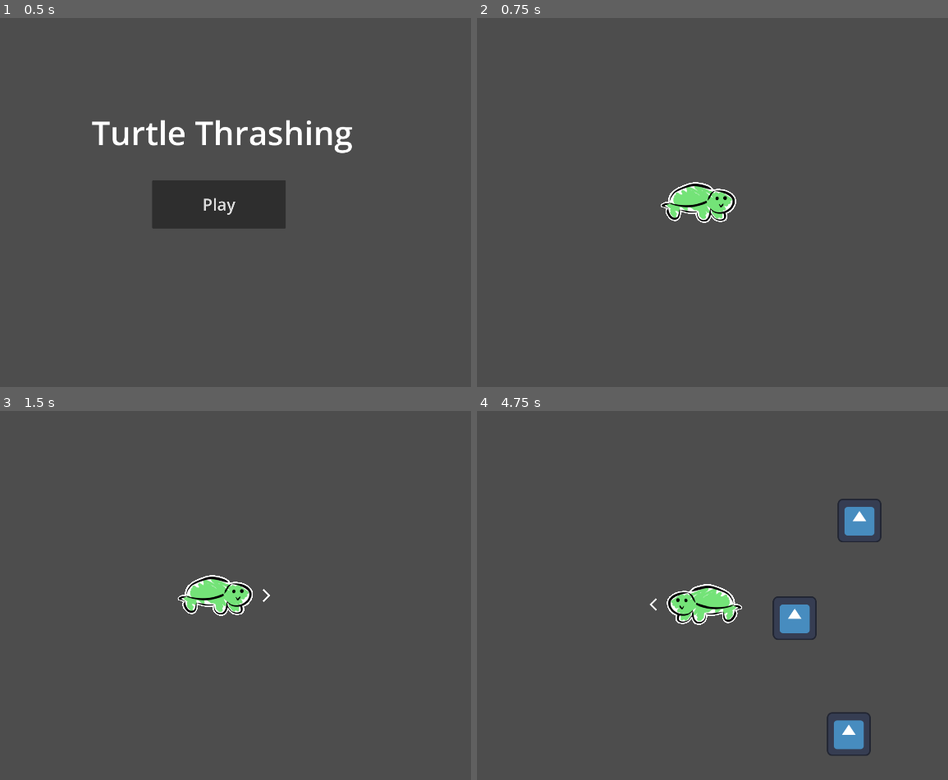
Above: before the commit, frames 1-4 (two rows, left to right).
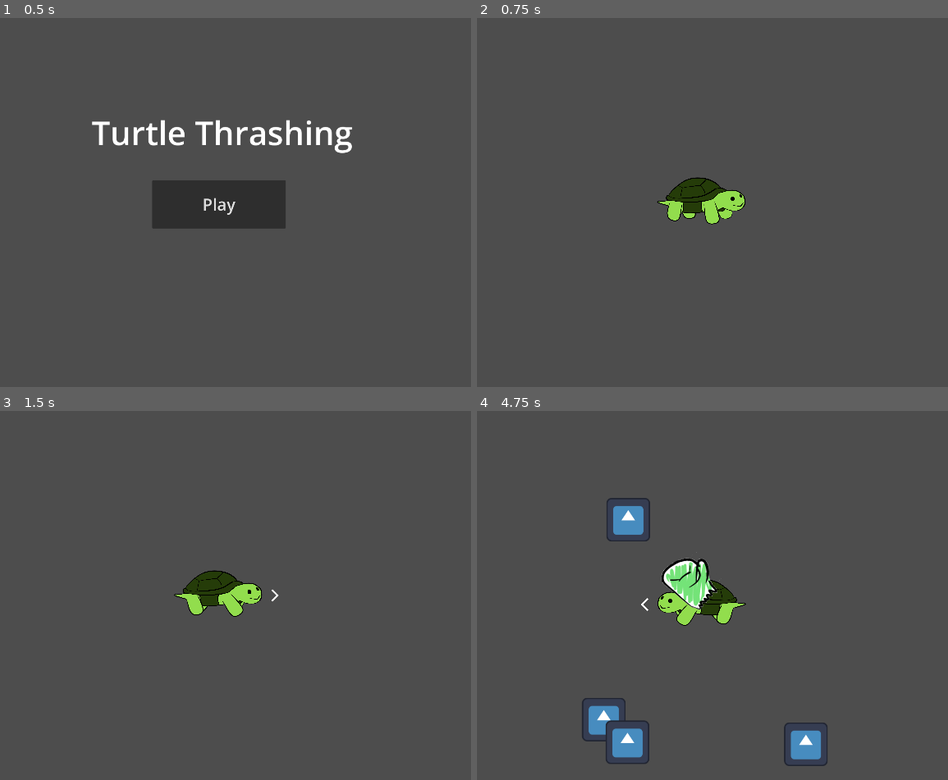
Above: after the commit, the same moments.

Repository: calbhonkman/UMBC-GAIM-2026---Turtle-Thrashing
Game: Godot game, scene res://scenes/mainmenu.tscn
The game is run twice, just before and just after one commit, with the same random seed, the same clock (stepped at 60 frames per second) and the same inputs. The engine's default icon, where the game draws it, is replaced by a stand-in: a white triangle on a blue panel in a dark square.
Inputs:
- Up to frame 1 (0.5 s): no input
- Up to frame 2 (0.75 s): click "Play" at 0.5 s
- Up to frame 3 (1.5 s): tap Enter at 1.25 s; hold D (right) from 1.28 s (still down)
- Up to frame 4 (4.75 s): release D (right) at 2.03 s; hold S (down) 2.03-2.78 s; hold D (right) 2.78-3.53 s; hold W (up) 3.53-4.28 s; hold A (left) from 4.28 s (still down)

Frame 1 is identical in both runs. In frame 2, 1.5% of the frame differs, in the area x 38-57%, y 43-56%; in frame 3, 1.5%; in frame 4, 6.6%, in the area x 22-86%, y 23-97%.

Commit message:
Renamed a few files

Diff:
--- /dev/null
+++ b/godot-project/prefabs/bigEnemy.tscn
@@ -0,0 +1,18 @@
+[gd_scene format=3 uid="uid://dq43dbtcuu4m"]
+
+[ext_resource type="Script" uid="uid://d2rsnatar30qh" path="res://scripts/enemy.gd" id="1_tikam"]
+[ext_resource type="Texture2D" uid="uid://bxcjgrllpwy11" path="res://icon.svg" id="2_biv0o"]
+
+[sub_resource type="RectangleShape2D" id="RectangleShape2D_p57ef"]
+size = Vector2(128, 128)
+
+[node name="Enemy" type="Area2D" unique_id=2078753937]
+scale = Vector2(1.5, 1.5)
+script = ExtResource("1_tikam")
+SPEED = 50
+
+[node name="Sprite2D" type="Sprite2D" parent="." unique_id=798343154]
+texture = ExtResource("2_biv0o")
+
+[node name="CollisionShape2D" type="CollisionShape2D" parent="." unique_id=1206202284]
+shape = SubResource("RectangleShape2D_p57ef")
--- a/godot-project/scenes/game.tscn
+++ b/godot-project/scenes/game.tscn
@@ -1,16 +1,40 @@
 [gd_scene format=3 uid="uid://x8onaolkwe5v"]
 
 [ext_resource type="Script" uid="uid://c2q51iiaxua7n" path="res://scripts/player.gd" id="1_yqjtg"]
-[ext_resource type="Texture2D" uid="uid://1xvbq41oxbsv" path="res://assets/TurtleThrashing.png" id="2_lnu2h"]
+[ext_resource type="Texture2D" uid="uid://dmdftboxv07d5" path="res://assets/Turtle/Turtle_Idle.png" id="2_u5sy4"]
+[ext_resource type="Texture2D" uid="uid://b0lhcesvxk5es" path="res://assets/Turtle/TurtWalk1.png" id="3_gee14"]
 [ext_resource type="Texture2D" uid="uid://dfjwoe1nwqe4t" path="res://assets/DirectionIndicator.png" id="3_lnu2h"]
+[ext_resource type="Texture2D" uid="uid://vg1j3cyln3qy" path="res://assets/Turtle/TurtWalk2.png" id="4_0tnpc"]
 [ext_resource type="Script" uid="uid://5sq50khyu22b" path="res://scripts/weapon.gd" id="4_lbhrr"]
 [ext_resource type="Script" uid="uid://bx1idfwe4fxpi" path="res://scenes/spawner.gd" id="7_u5sy4"]
 
+[sub_resource type="SpriteFrames" id="SpriteFrames_vtaks"]
+animations = [{
+"frames": [{
+"duration": 1.0,
+"texture": ExtResource("2_u5sy4")
+}],
+"loop": true,
+"name": &"default",
+"speed": 5.0
+}, {
+"frames": [{
+"duration": 1.0,
+"texture": ExtResource("3_gee14")
+}, {
+"duration": 1.0,
+"texture": ExtResource("4_0tnpc")
+}],
+"loop": true,
+"name": &"walk",
+"speed": 2.0
+}]
+
+[sub_resource type="RectangleShape2D" id="RectangleShape2D_fc0e3"]
+size = Vector2(436, 204)
+
 [sub_resource type="CircleShape2D" id="CircleShape2D_iywne"]
 radius = 600.0
-
-[sub_resource type="RectangleShape2D" id="RectangleShape2D_fc0e3"]
-size = Vector2(397, 222)
 
 [node name="Node2D" type="Node2D" unique_id=2020137742]
 
@@ -18,30 +42,32 @@
 scale = Vector2(0.5, 0.5)
 script = ExtResource("1_yqjtg")
 
+[node name="Sprite" type="AnimatedSprite2D" parent="Player" unique_id=1355100074]
+scale = Vector2(0.5, 0.5)
+sprite_frames = SubResource("SpriteFrames_vtaks")
+
+[node name="Indicator" type="Node2D" parent="Player" unique_id=1741467556]
+
+[node name="Sprite2D" type="Sprite2D" parent="Player/Indicator" unique_id=1598154813]
+position = Vector2(350, 0)
+scale = Vector2(0.5, 0.5)
+texture = ExtResource("3_lnu2h")
+
+[node name="Camera" type="Camera2D" parent="Player" unique_id=252486179]
+
+[node name="Hitbox" type="CollisionShape2D" parent="Player" unique_id=825924628]
+position = Vector2(52, -44)
+shape = SubResource("RectangleShape2D_fc0e3")
+
 [node name="(Weapon) Punch" type="Area2D" parent="Player" unique_id=1650126049]
 script = ExtResource("4_lbhrr")
 
 [node name="CollisionShape2D" type="CollisionShape2D" parent="Player/(Weapon) Punch" unique_id=1221786466]
 shape = SubResource("CircleShape2D_iywne")
 
-[node name="Sprite2D" type="Sprite2D" parent="Player" unique_id=736989500]
-texture_filter = 1
-texture = ExtResource("2_lnu2h")
-
-[node name="Camera2D" type="Camera2D" parent="Player" unique_id=252486179]
-
-[node name="CollisionShape2D" type="CollisionShape2D" parent="Player" unique_id=825924628]
-position = Vector2(13.5, 1)
-shape = SubResource("RectangleShape2D_fc0e3")
-
-[node name="Indicator" type="Node2D" parent="Player" unique_id=1741467556]
-
-[node name="Sprite2D" type="Sprite2D" parent="Player/Indicator" unique_id=1598154813]
-position = Vector2(300, 0)
-scale = Vector2(0.5, 0.5)
-texture = ExtResource("3_lnu2h")
-
 [node name="MotherOfAllBullets" type="Node2D" parent="." unique_id=1494891267]
 
-[node name="Spawner" type="Node2D" parent="." unique_id=1043795800]
+[node name="EnemySpawner" type="Node2D" parent="." unique_id=1043795800]
 script = ExtResource("7_u5sy4")
+
+[node name="Node2D" type="Node2D" parent="." unique_id=1018766390]
--- a/godot-project/scripts/player.gd
+++ b/godot-project/scripts/player.gd
@@ -1,7 +1,7 @@
 extends CharacterBody2D
 
-@onready var sprite = $Sprite2D
-@onready var camera = $Camera2D
+@onready var sprite = $Sprite
+@onready var camera = $Camera
 @onready var indicator = $Indicator
 
 @export var SPEED = 200
@@ -11,9 +11,11 @@
 	var movement_vector = Input.get_vector("left","right","up","down")
 	camera.global_position = lerp(camera.global_position, global_position + movement_vector * CAMERA_DIST, delta)
 	if movement_vector.length() != 0:
+		sprite.play("walk")
 		indicator.visible = true
 		indicator.rotation = movement_vector.angle()
 		sprite.scale.x = abs(sprite.scale.x) * movement_vector.x / abs(movement_vector.x) if movement_vector.x != 0 else sprite.scale.x
 		move_and_collide(movement_vector * SPEED * delta)
 	else:
+		sprite.play("default")
 		indicator.visible = false
Not shown, added: godot-project/assets/Turtle/TurtWalk1.png.import
Not shown, added: godot-project/assets/Turtle/TurtWalk2.png.import
